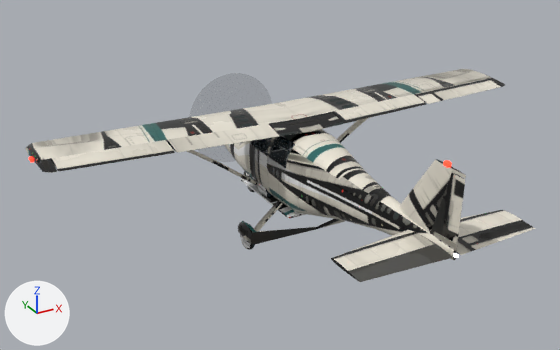
What one commit did to the glTF model game/assets/aircraft/gaviota_t2.glb.
One viewpoint serves both versions: a 50 mm camera at (-6.19, -10.84, 6.42) aimed at (-0.55, -0.57, 1.28). Every picture has the same lights, and +X, +Y and +Z are marked at lower left. The first picture is the older version. Objects named as collision shapes, trigger or cutter boxes, shadow casters or lower levels of detail are left out. Vertices at exactly the same position are counted once.

The scene before the commit, as lines of its bpy script (objects in view):
```python
ob_aileron_l = bpy.data.objects.new('aileron_l', me_aileron_l)
ob_aileron_l.location = (-3.24, -0.28, 2.05)
ob_aileron_r = bpy.data.objects.new('aileron_r', me_aileron_r)
ob_aileron_r.location = (3.24, -0.28, 2.05)
ob_cockpit_lod0 = bpy.data.objects.new('cockpit_lod0', me_cockpit_lod0)
ob_cockpit_lod0.location = (0.0, 0.0, 0.0)
ob_door_fl = bpy.data.objects.new('door_fl', me_door_fl)
ob_door_fl.location = (-0.57, 0.5, 1.25)
ob_elevator = bpy.data.objects.new('elevator', me_elevator)
ob_elevator.location = (0.0, -3.94, 1.46)
ob_flap_r = bpy.data.objects.new('flap_r', me_flap_r)
ob_flap_r.location = (1.49, -0.29, 2.02)
ob_gear_l = bpy.data.objects.new('gear_l', me_gear_l)
ob_gear_l.location = (-0.42, -0.4, 0.66)
ob_lod0 = bpy.data.objects.new('lod0', me_lod0)
ob_lod0.location = (0.0, 0.0, 0.0)
ob_rudder = bpy.data.objects.new('rudder', me_rudder)
ob_rudder.location = (0.0, -3.77, 1.5)
# also in view: 'wing_lod0' at (0.0, -1.6, 1.46); 'flap_l' at (-1.48, -0.49, 2.07); 'propeller_blur' at (0.0, 2.4, 1.25)
```
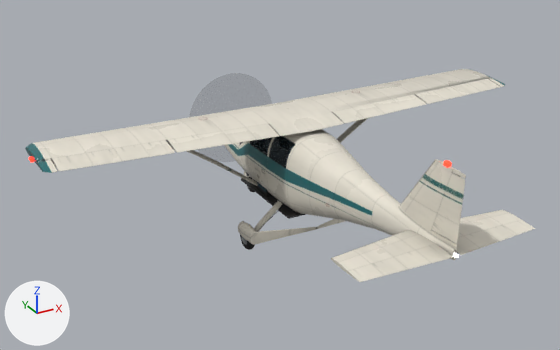
Changed parts and their boxes [x1, y1, x2, y2] in the pictures (560 x 350 px):
part 1 of me_aileron_l, surface changed (lighter)
    both: [52, 140, 175, 172]
part 2 of me_aileron_r, surface changed (grey to white)
    both: [415, 79, 500, 104]
part 3 of me_cockpit_lod0, surface changed
    both: [240, 142, 306, 219]
part 4 of me_door_fl, surface changed
    both: [249, 137, 273, 195]
part 5 of me_elevator, surface changed (grey to white)
    both: [348, 220, 536, 282]
part 6 of me_flap_r, surface changed (grey to white)
    both: [332, 94, 426, 123]
part 7 of me_gear_l, reshaped
    before: [240, 234, 249, 248]
    after: [240, 208, 281, 248]
part 8 of me_gear_l, surface changed (black to grey)
    both: [238, 201, 316, 250]
part 9 of me_lod0, surface changed
    both: [29, 129, 466, 260]
part 10 of me_rudder, surface changed (lighter)
    both: [431, 173, 465, 243]
part 11 of me_wing_lod0, surface changed
    both: [25, 69, 522, 274]
part 12 of me_wing_lod0, recoloured
    both: [25, 76, 505, 173]

The change, as a list of edits to the scene's bpy script:
```text
Change me_aileron_l:
    where me_aileron_l.from_pydata(...)  # 24 vertices, 44 faces; spans x -0.86..0.86, y -0.39..0.01, z -0.01..0.12
    me_aileron_l part 1: texture (UV) coordinates of 44 of 44 faces, centred in x -0.86..0.86, y -0.38..0.0, z 0.01..0.11, changed; they spanned u 0.0..0.96, v 0.01..0.84 and now span u 0.3..0.96, v 0.29..0.88
Change me_aileron_r:
    where me_aileron_r.from_pydata(...)  # 24 vertices, 44 faces; spans x -0.86..0.86, y -0.39..0.01, z -0.01..0.12
    me_aileron_r part 2: texture (UV) coordinates of 44 of 44 faces, centred in x -0.86..0.86, y -0.38..0.0, z 0.01..0.11, changed; they spanned u 0.08..0.95, v 0.0..0.77 and now span u 0.44..0.95, v 0.0..0.96
Change me_cockpit_lod0:
    where me_cockpit_lod0.from_pydata(...)  # 1394 vertices, 2580 faces; spans x -0.54..0.54, y -0.8..1.03, z 0.57..1.92
    me_cockpit_lod0 part 3: texture (UV) coordinates of 2580 of 2580 faces, centred in x -0.54..0.54, y -0.8..1.03, z 0.57..1.92, changed; they spanned u 0.0..0.99, v 0.0..1.0 and now span u 0.0..0.99, v 0.0..1.0
Change me_door_fl:
    where me_door_fl.from_pydata(...)  # 36 vertices, 32 faces; spans x 0.0..0.212, y -0.65..0.0, z -0.614..0.614
    me_door_fl part 4: texture (UV) coordinates of 32 of 32 faces, centred in x 0.003..0.19, y -0.433..-0.217, z -0.591..0.591, changed; they spanned u 0.19..0.85, v 0.3..0.9 and now span u 0.32..0.88, v 0.66..0.9
Change me_elevator:
    where me_elevator.from_pydata(...)  # 48 vertices, 88 faces; spans x -1.45..1.45, y -0.36..0.0, z -0.03..0.03
    me_elevator part 5: texture (UV) coordinates of 88 of 88 faces, centred in x -1.45..1.45, y -0.33..-0.01, z -0.03..0.03, changed; they spanned u 0.09..0.98, v 0.0..0.81 and now span u 0.01..0.97, v 0.01..0.97
Change me_flap_r:
    where me_flap_r.from_pydata(...)  # 24 vertices, 44 faces; spans x -0.87..0.86, y -0.41..0.01, z -0.03..0.12
    me_flap_r part 6: texture (UV) coordinates of 44 of 44 faces, centred in x -0.87..0.86, y -0.4..0.0, z -0.01..0.1, changed; they spanned u 0.01..0.95, v 0.0..0.56 and now span u 0.0..0.81, v 0.22..0.95
Change me_gear_l:
    remove me_gear_l.from_pydata(...)  # 254 vertices, 496 faces; spans x -0.78..0.435, y -0.47..0.25, z -0.66..0.025
    add me_gear_l.from_pydata(...)  # 386 vertices, 756 faces; spans x -0.78..0.435, y -0.47..0.25, z -0.66..0.025
    me_gear_l part 7: 10 vertices moved from x -0.745..-0.615, y -0.149..0.054, z -0.564..-0.361 to x -0.745..-0.615, y -0.151..0.056, z -0.566..-0.359; 30 vertices removed from x -0.745..-0.615, y -0.154..0.054, z -0.564..-0.356; 162 vertices added at x -0.745..-0.017, y -0.156..0.056, z -0.566..0.005
    me_gear_l part 8: 390 kept faces spanning x -0.78..0.435, y -0.47..0.25, z -0.66..0.025 get new texture (UV) coordinates
Change me_lod0:
    where me_lod0.from_pydata(...)  # 950 vertices, 1844 faces; spans x -4.34..4.34, y -4.3..2.3, z 0.55..2.65
    me_lod0 part 9: texture (UV) coordinates of 1844 of 1844 faces, centred in x -4.34..4.34, y -4.3..2.3, z 0.55..2.65, changed; they spanned u 0.0..0.99, v 0.0..1.0 and now span u 0.0..0.99, v 0.0..0.99
Change me_rudder:
    where me_rudder.from_pydata(...)  # 24 vertices, 44 faces; spans x -0.04..0.04, y -0.53..-0.037, z 0.13..1.04
    me_rudder part 10: texture (UV) coordinates of 44 of 44 faces, centred in x -0.034..0.031, y -0.522..-0.068, z 0.13..1.04, changed; they spanned u 0.07..0.94, v 0.44..0.88 and now span u 0.01..0.93, v 0.04..0.98
Change me_wing_lod0:
    where me_wing_lod0.from_pydata(...)  # 304 vertices, 646 faces; spans x -4.3..4.3, y -3.96..0.75, z 0.71..2.2
    me_wing_lod0 part 11: 646 kept faces spanning x -4.3..4.3, y -3.96..0.75, z 0.71..2.2 get new texture (UV) coordinates
    me_wing_lod0 part 12: 202 faces spanning x -4.3..4.3, y -0.64..0.68, z 2.03..2.2 switch from mat_paint_wing to mat_atlas
```
